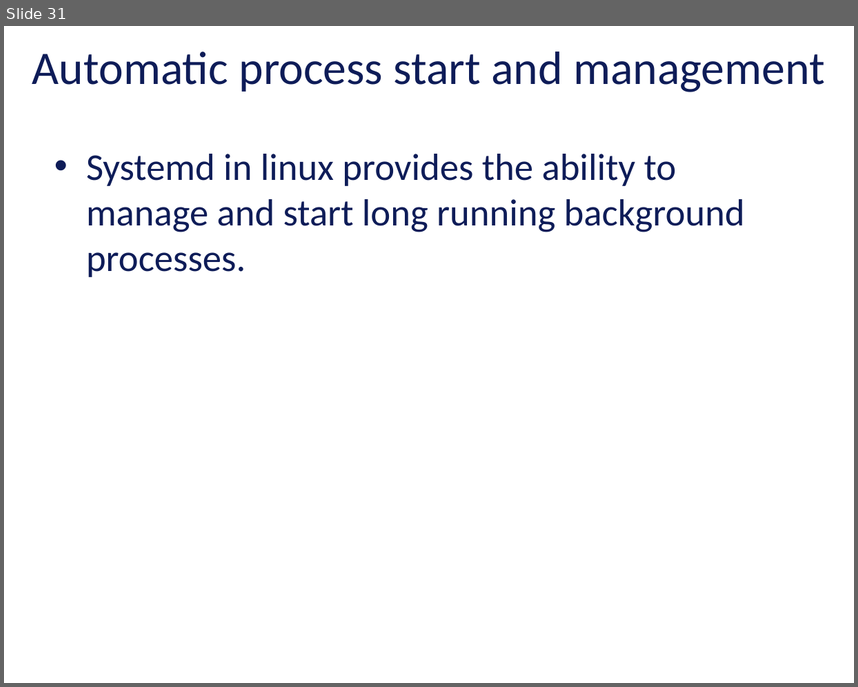
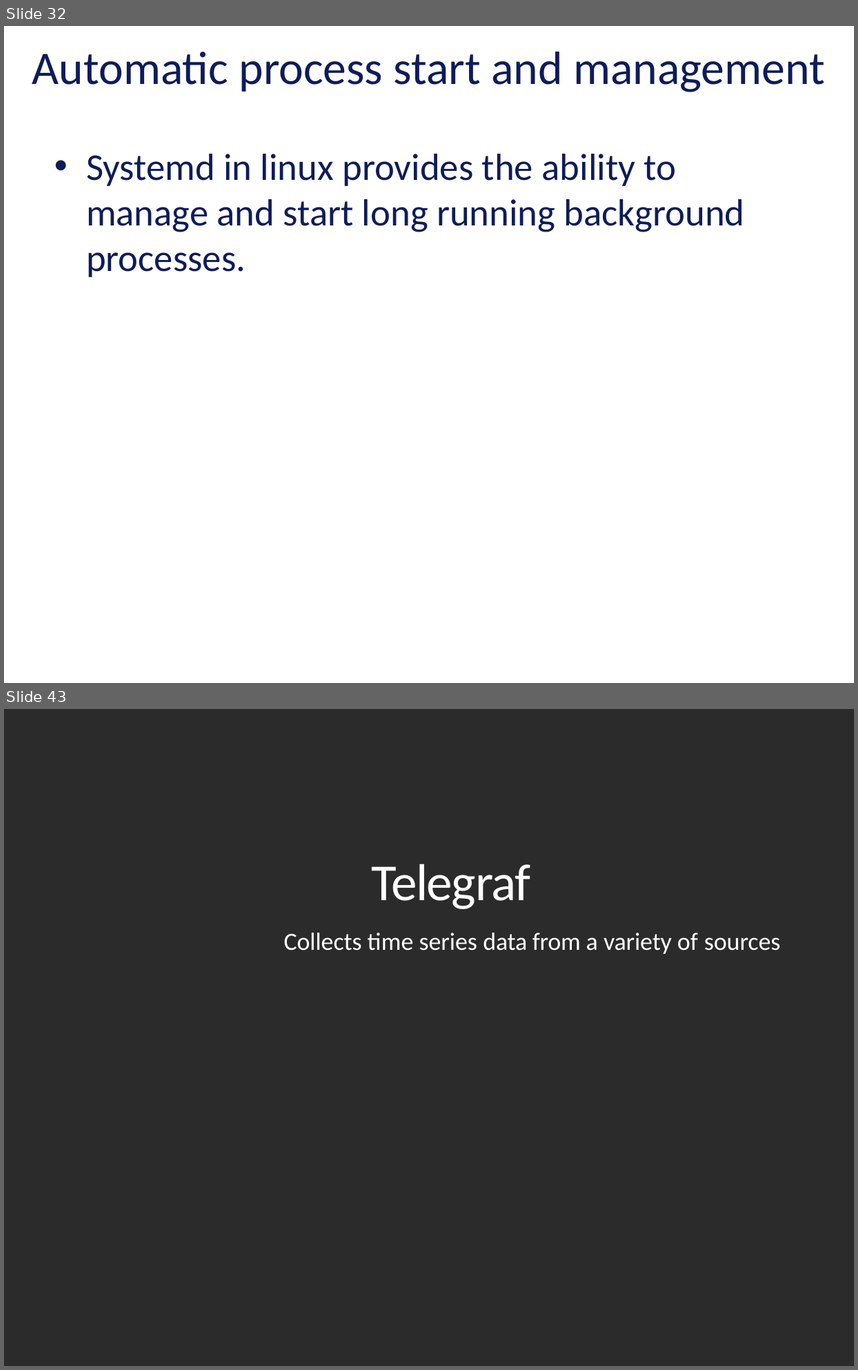
Before and after one commit to vu-resilient-distributed-systems/lectures-fall-2019, a slide deck: Module-4-Finding-Failures/04_1-monitoring.pptx. Shown one above the other, each under a label of ours: slide 31 before the commit, slides 32 and 43 after it; the slides between them are not shown. The pictures are 858x687 and 858x1370 pixels, drawn with LibreOffice and Linux fonts; fonts in the diff are those of the drawing; background and template pictures are left out; a plain dark background stands for a picture behind light text. Boxes give left, top, right and bottom in pixels: in the first picture for what was removed or moved away, otherwise in the second. Text is boxed around its words. In the diff, an @@ line names an element or a change of style, - is before the commit and + after.

```diff
--- a/Module-4-Finding-Failures/04_1-monitoring.pptx
+++ b/Module-4-Finding-Failures/04_1-monitoring.pptx
@@ slide 43 added at [4,709,854,1366], background picture (left out) @@
@@ title added at [284,864,780,954], 23.1 pt, text #FFFFFF @@
+Telegraf
+Collects time series data from a variety of sources
@@ what was slide 31 is now slide 32 @@
```
Also in this commit, not shown: 1 slide changed, 34 other slides added, 1 slide removed.
